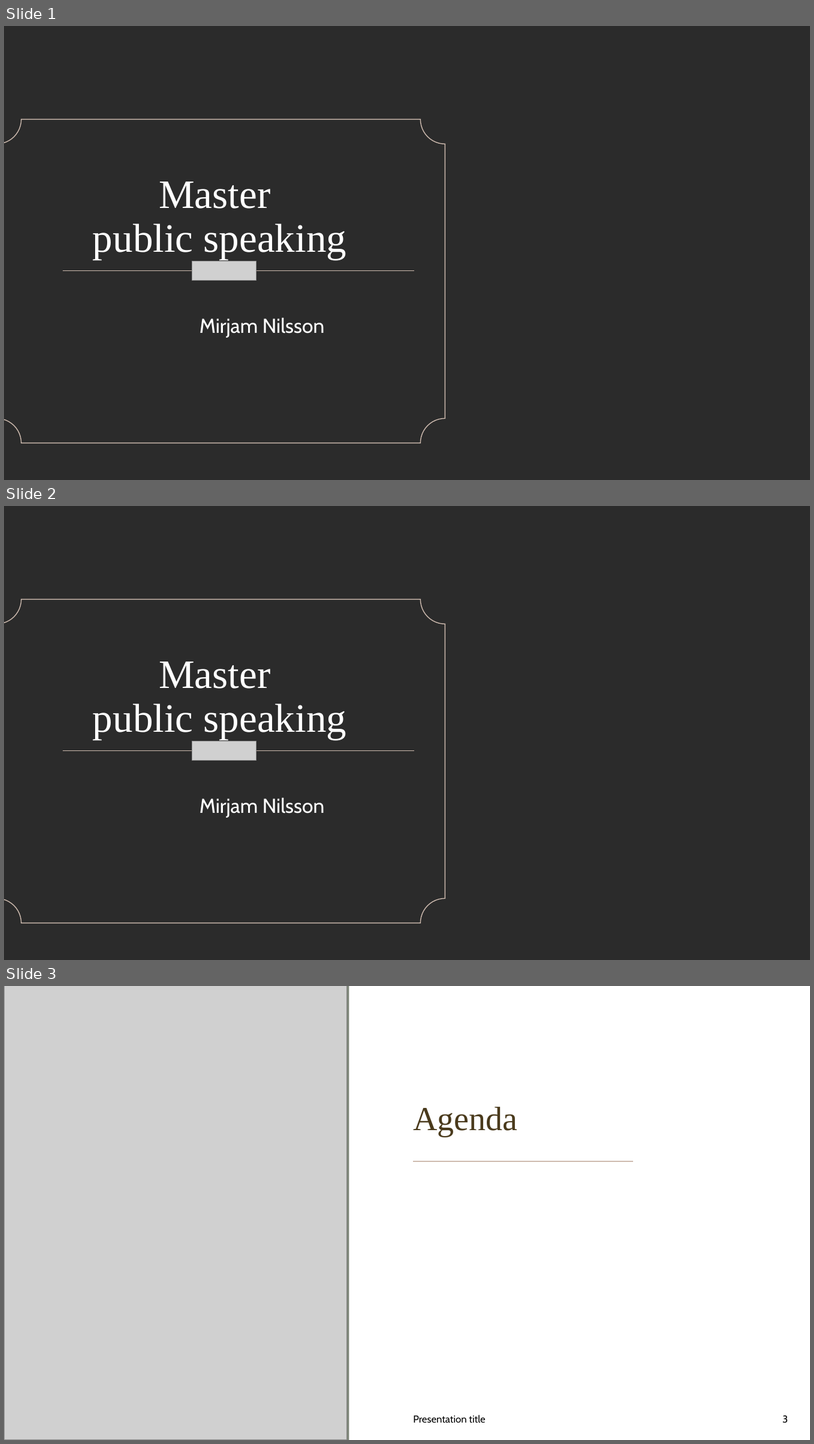
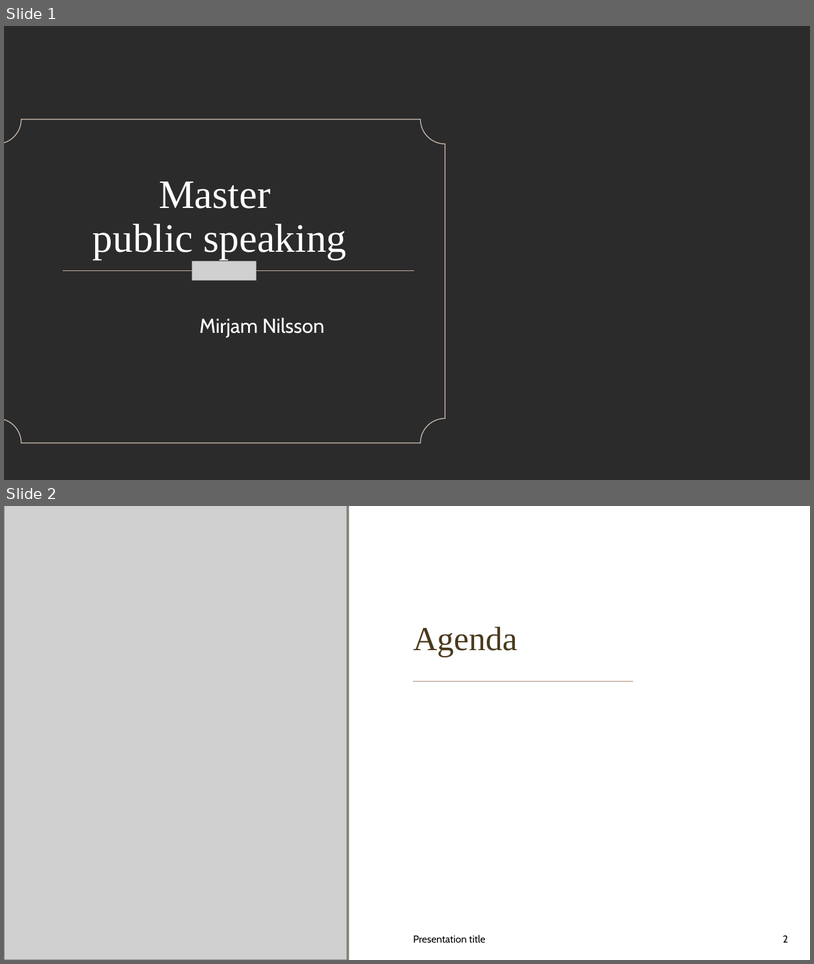
Before and after one commit to gkipkirui1/DSF-PT08P5-GROUP4-CAPSTONE-PROJECT, a slide deck: powerpoint.pptx. Shown one above the other, each under a label of ours: slides 1, 2 and 3 before the commit, slides 1 and 2 after it. The pictures are 814x1444 and 814x964 pixels, drawn with LibreOffice and Linux fonts; fonts in the diff are those of the drawing; grey boxes stand for pictures; background and template pictures are left out; a plain dark background stands for a picture behind light text. Boxes give left, top, right and bottom in pixels: in the first picture for what was removed or moved away, otherwise in the second. Text is boxed around its words. In the diff, an @@ line names an element or a change of style, - is before the commit and + after.

```diff
--- a/powerpoint.pptx
+++ b/powerpoint.pptx
@@ slide 2 removed at (4,506,810,960), background picture (left out) @@
@@ plaque removed at (4,599,446,923) @@
@@ title removed at (93,661,347,739) @@
-Master
-public speaking
@@ line removed from (63, 750) to (415, 750) @@
@@ picture removed at (192,741,256,760) @@
@@ subtitle removed at (200,797,324,817) @@
-Mirjam Nilsson
@@ what was slide 3 is now slide 2 @@
@@ page number at (783,935,789,942): text changed @@
-3
+2
```
Also in this commit, not shown: 2 slides added, 2 other slides removed.
